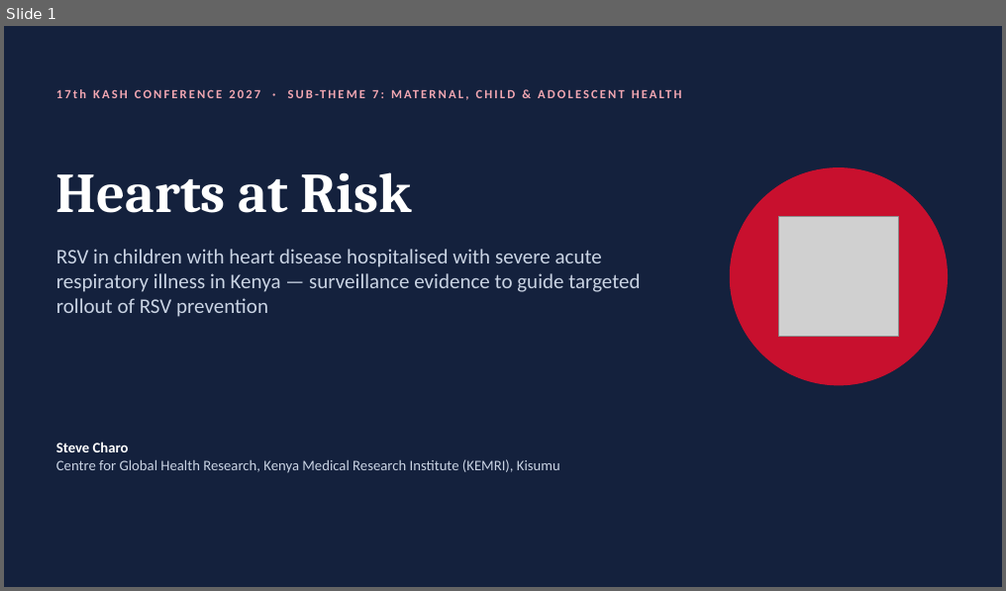
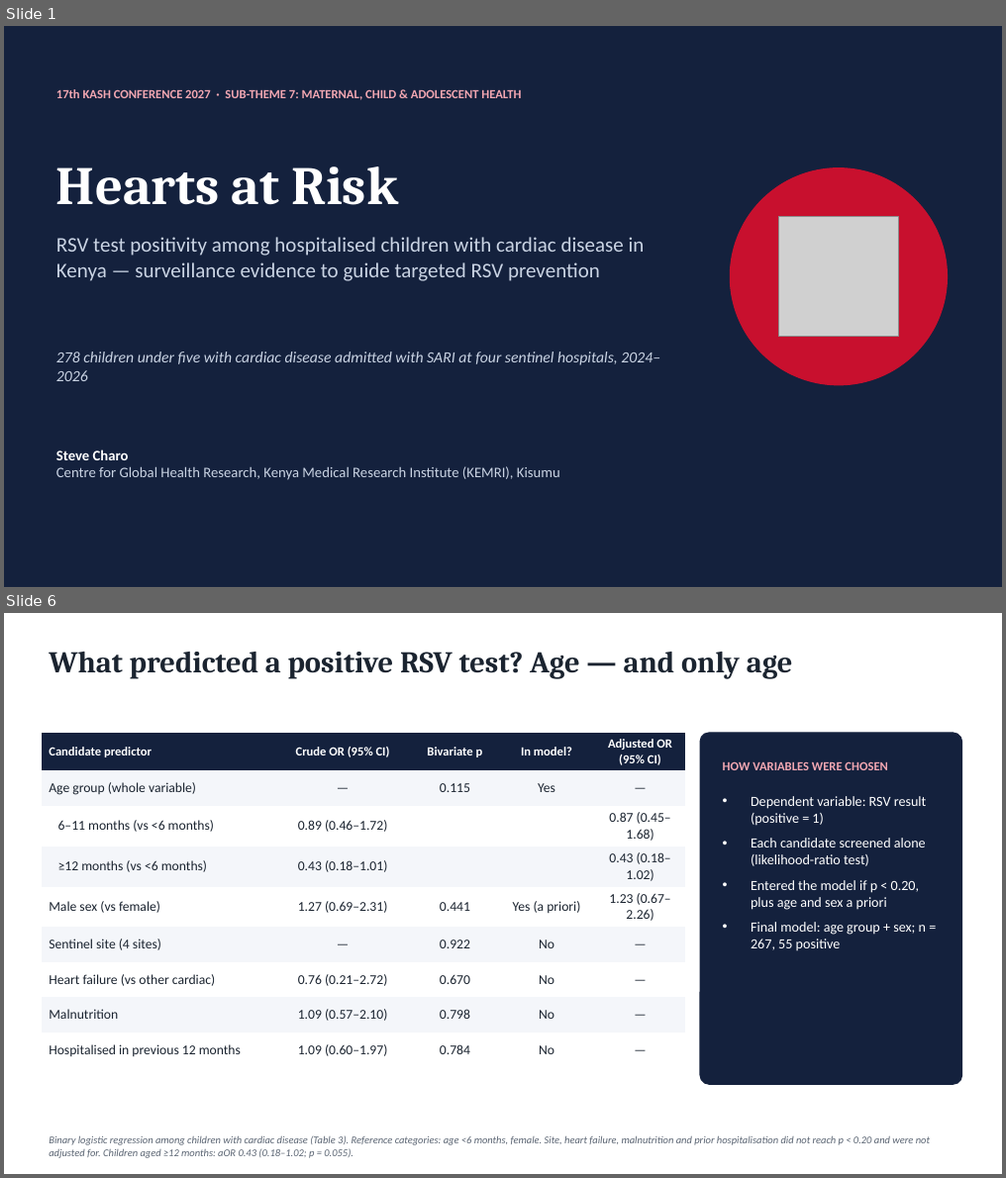
Before and after one commit to Fludevs-hub/RSV-Cardiac-Analysis, a slide deck: Abstract write up/RSV_Hearts_at_Risk.pptx. Shown one above the other, each under a label of ours: slide 1 before the commit, slides 1 and 6 after it; the slides between them are not shown. The pictures are 1006x591 and 1006x1178 pixels, drawn with LibreOffice and Linux fonts; fonts in the diff are those of the drawing; grey boxes stand for pictures. Boxes give left, top, right and bottom in pixels: in the first picture for what was removed or moved away, otherwise in the second. Text is boxed around its words. In the diff, an @@ line names an element or a change of style, - is before the commit and + after.

Commit message:
updating the main code and tables generated

```diff
--- a/Abstract write up/RSV_Hearts_at_Risk.pptx
+++ b/Abstract write up/RSV_Hearts_at_Risk.pptx
@@ slide 6 added at bbox=[4, 613, 1002, 1174], background #FFFFFF @@
@@ text added at bbox=[49, 652, 793, 679], 29 pt, text #1B2430, bold @@
+What predicted a positive RSV test? Age — and only age
@@ table added at bbox=[42, 733, 685, 1060], 9 rows, 5 columns @@
+Candidate predictor | Crude OR (95% CI) | Bivariate p | In model? | Adjusted OR (95% CI)
+Age group (whole variable) | — | 0.115 | Yes | —
+6–11 months (vs <6 months) | 0.89 (0.46–1.72) |  |  | 0.87 (0.45–1.68)
+≥12 months (vs <6 months) | 0.43 (0.18–1.01) |  |  | 0.43 (0.18–1.02)
+Male sex (vs female) | 1.27 (0.69–2.31) | 0.441 | Yes (a priori) | 1.23 (0.67–2.26)
+Sentinel site (4 sites) | — | 0.922 | No | —
+Heart failure (vs other cardiac) | 0.76 (0.21–2.72) | 0.670 | No | —
+Malnutrition | 1.09 (0.57–2.10) | 0.798 | No | —
+Hospitalised in previous 12 months | 1.09 (0.60–1.97) | 0.784 | No | —
@@ rounded rectangle added at bbox=[700, 733, 962, 1084], fill #14213D, outline #14213D 1 pt @@
@@ text added at bbox=[723, 761, 887, 770], 12 pt, text #F2A7B2, bold @@
+HOW VARIABLES WERE CHOSEN
@@ text added at bbox=[750, 796, 927, 952], 13.5 pt, text #FFFFFF @@
+• Dependent variable: RSV result (positive = 1)
+• Each candidate screened alone (likelihood-ratio test)
+• Entered the model if p < 0.20, plus age and sex a priori
+• Final model: age group + sex; n = 267, 55 positive
@@ text added at bbox=[49, 1136, 930, 1158], 10 pt, text #5B6573, italic @@
+Binary logistic regression among children with cardiac disease (Table 3). Reference categories: age <6 months, female. Site, heart failure, malnutrition and prior hospitalisation did not reach p < 0.20 and were not adjusted for. Children aged ≥12 months: aOR 0.43 (0.18–1.02; p = 0.055).
@@ slide 1 changed as well @@
@@ text "17th KASH CONFERENCE 2027 · ..." at bbox=[56, 89, 521, 100]: letter spacing 2 to 0 pt @@
@@ text "Hearts at Risk" at bbox=[56, 167, 398, 205]: size 54 to 52 pt @@
@@ text at bbox=[56, 237, 645, 281]: text changed @@
-RSV in children with heart disease hospitalised with severe acute respiratory illness in Kenya — surveillance evidence to guide targeted rollout of RSV prevention
+RSV test positivity among hospitalised children with cardiac disease in Kenya — surveillance evidence to guide targeted RSV prevention
@@ text added at bbox=[56, 352, 660, 381], 15 pt, text #C9D3E3, italic @@
+278 children under five with cardiac disease admitted with SARI at four sentinel hospitals, 2024–2026
@@ text "Steve Charo": place and size @@
-text "Steve Charo" at bbox=[56, 442, 560, 473]
+text "Steve Charo" at bbox=[56, 450, 560, 480]
```
Also in this commit, not shown: 5 other slides changed, 5 other slides added, 5 slides removed, 4 other files.
